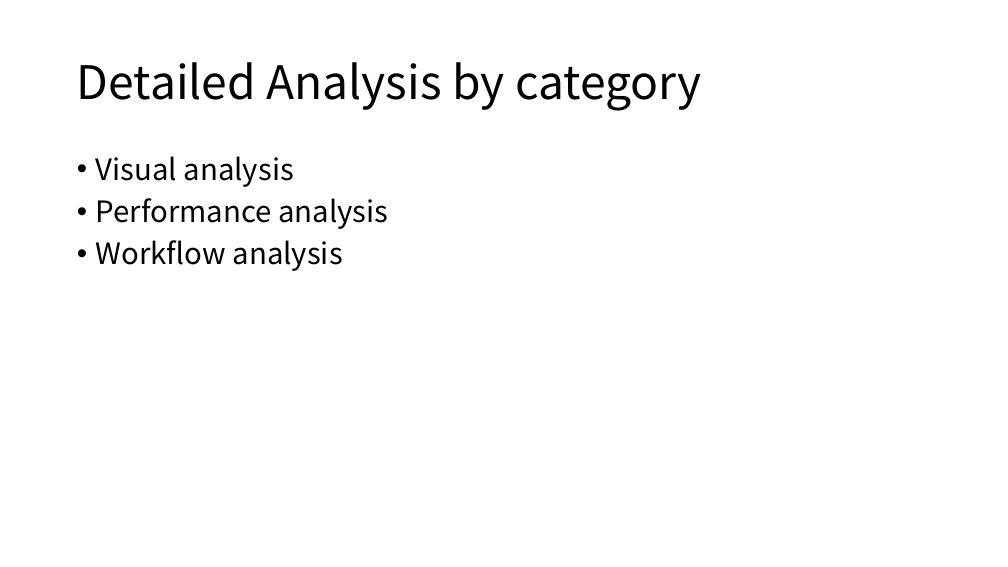
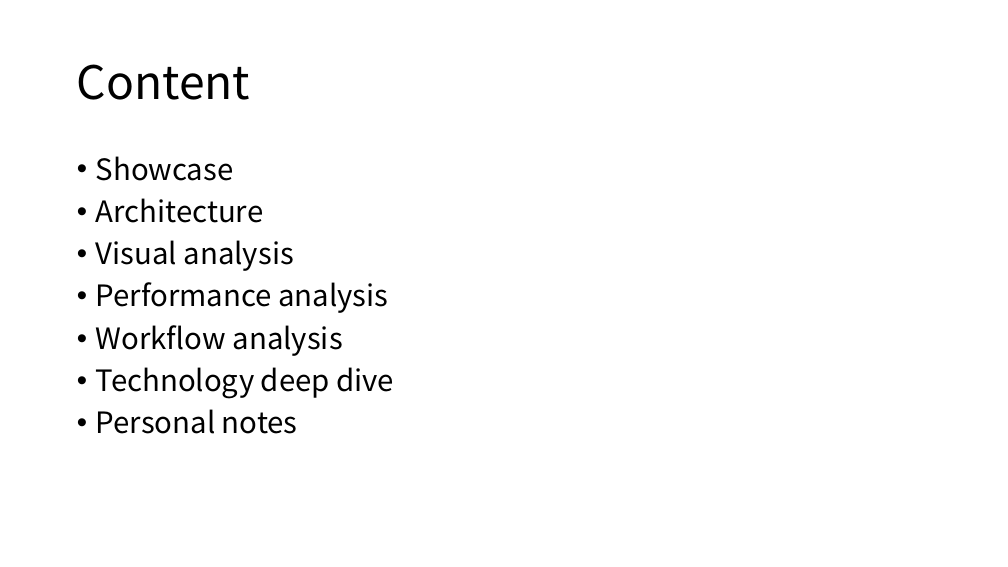
Before and after one commit to boycececil666gmailcom/webgpu-renderer, a slide deck: slide 2 of WebGPU Renderer.pptx (slide 4 before the commit). Drawn at 1008x567 pixels with LibreOffice and Linux fonts; fonts in the diff are those of the drawing. Boxes give left, top, right and bottom in pixels: in the first picture for what was removed or moved away, otherwise in the second. Text is boxed around its words. In the diff, an @@ line names an element or a change of style, - is before the commit and + after.

```diff
--- a/WebGPU Renderer.pptx
+++ b/WebGPU Renderer.pptx
@@ title at bbox=[77, 64, 251, 100]: text changed @@
-Detailed Analysis by category
+Content
@@ text at bbox=[96, 156, 264, 223]: paragraphs added @@
+• Showcase
+• Architecture
@@ text at bbox=[96, 367, 394, 434]: paragraphs added @@
+• Technology deep dive
+• Personal notes
```
Also in this commit, not shown: 7 other slides changed, 4 slides added, 1 slide removed, 40 other files.
